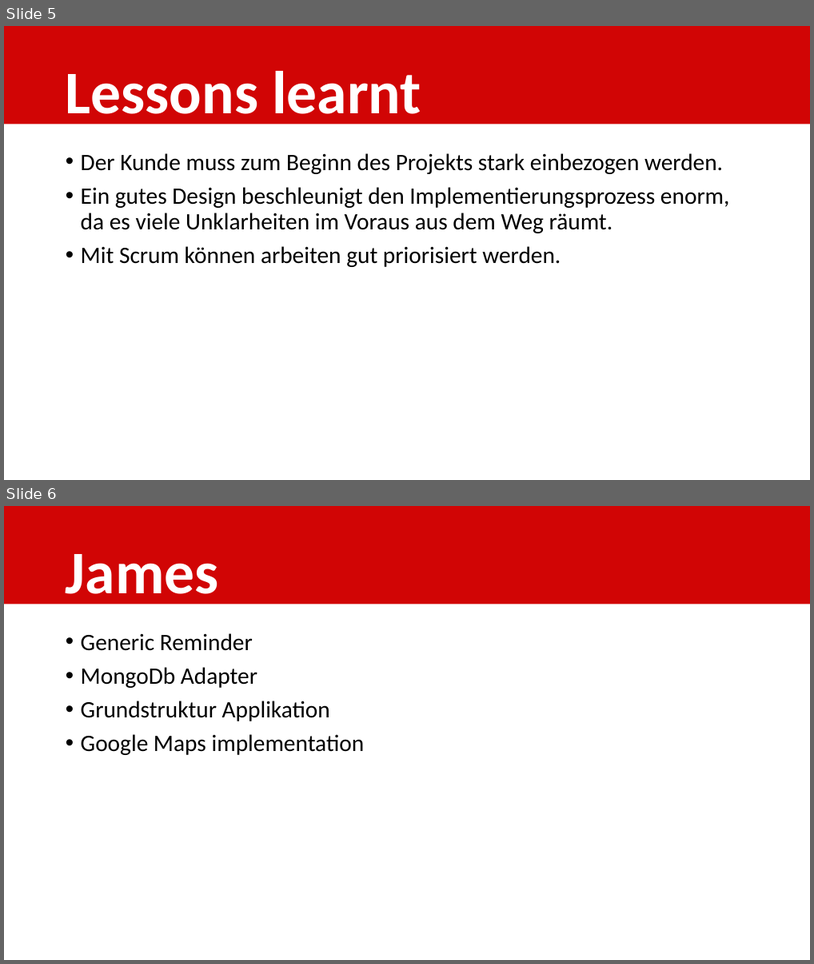
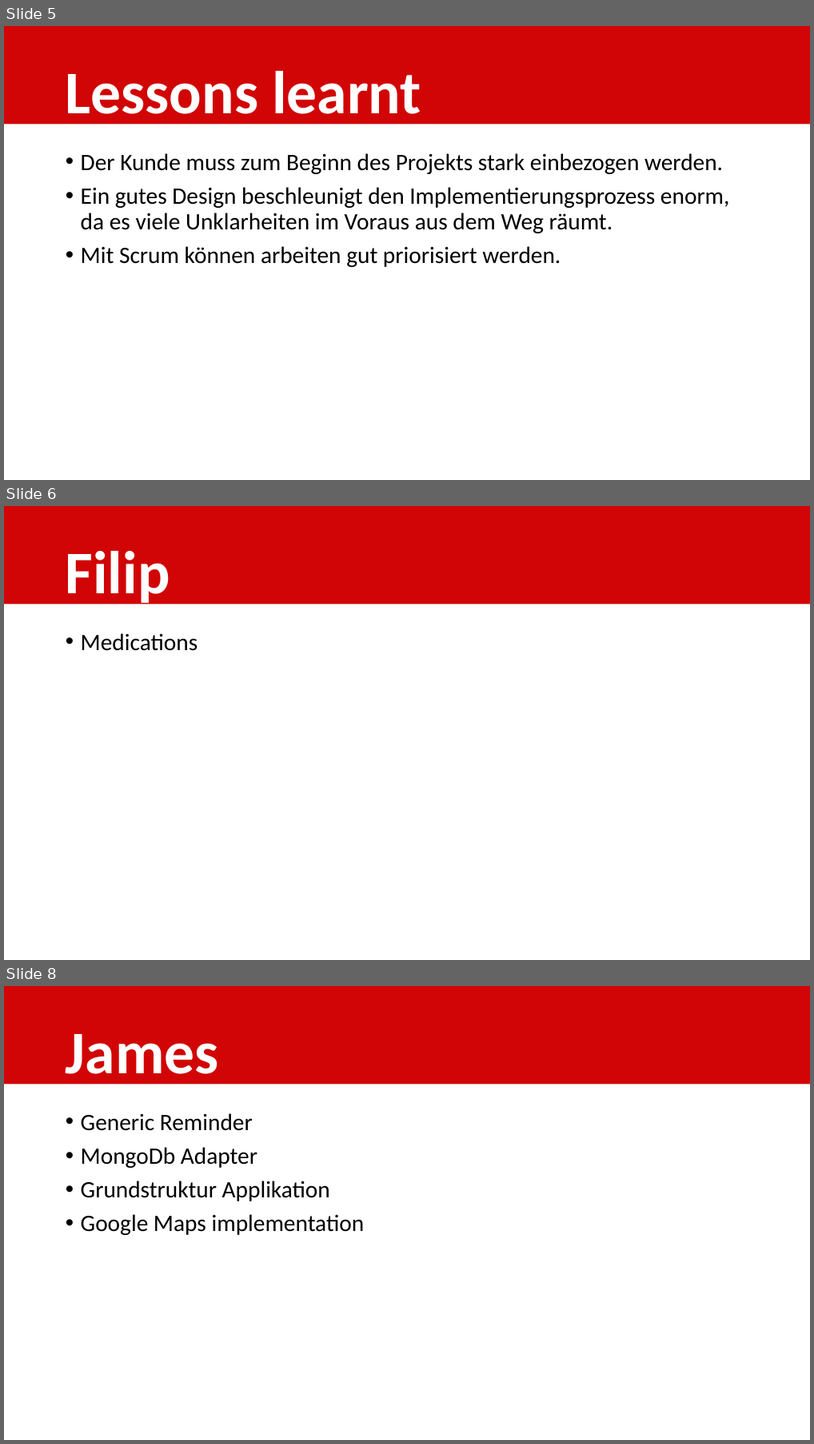
Before and after one commit to shylux/ch.bfh.bti7081.s2015.rot, a slide deck: doc/task14/Schlusspräsentation.pptx. Shown one above the other, each under a label of ours: slides 5 and 6 before the commit, slides 5, 6 and 8 after it; the slides between them are not shown. The pictures are 814x964 and 814x1444 pixels, drawn with LibreOffice and Linux fonts; fonts in the diff are those of the drawing. Boxes give left, top, right and bottom in pixels: in the first picture for what was removed or moved away, otherwise in the second. Text is boxed around its words. In the diff, an @@ line names an element or a change of style, - is before the commit and + after.

Commit message:
Medication Presentation

```diff
--- a/doc/task14/Schlusspräsentation.pptx
+++ b/doc/task14/Schlusspräsentation.pptx
@@ slide 6 added at (4,506,810,960), background #FFFFFF @@
@@ rectangle added at (4,506,810,604), fill #D10505 @@
@@ title added at (66,551,170,607), 72 pt, text #FFFFFF, bold @@
+Filip
@@ text added at (81,633,198,651), 28 pt, text #000000 @@
+• Medications
@@ what was slide 6 is now slide 8 @@
```
Also in this commit, not shown: 1 other slide added, 1 other file.
